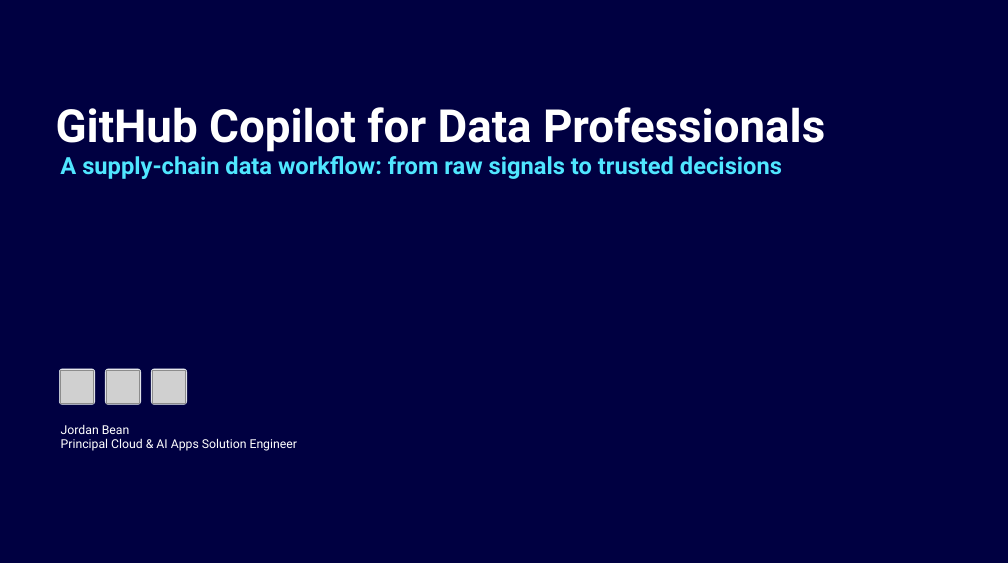
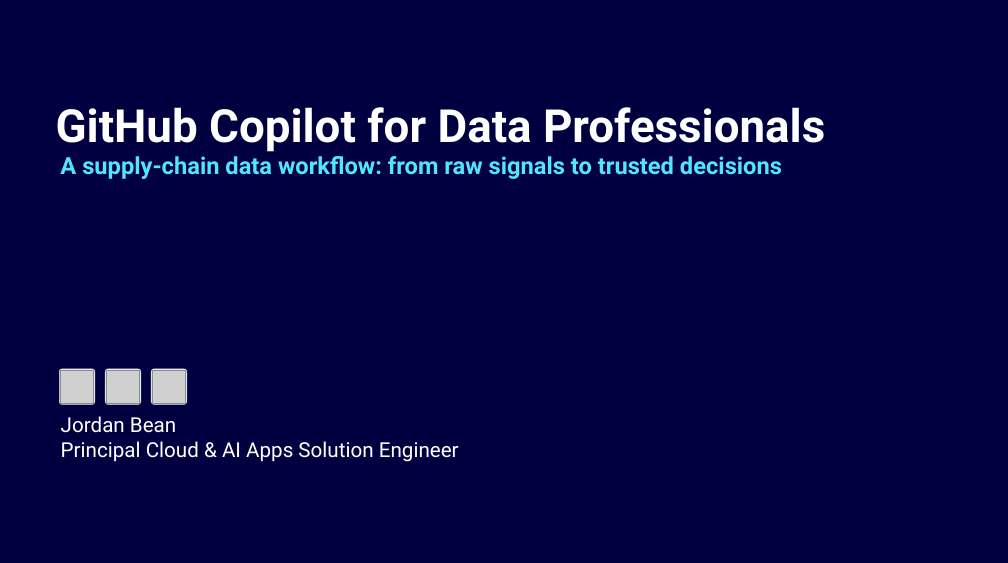
Before and after one commit to jordanbean-msft/github-copilot-for-data-professionals, a slide deck: slide 1 of deck/github-copilot-for-data-professionals.pptx. Drawn at 1008x563 pixels with LibreOffice and Linux fonts; fonts in the diff are those of the drawing; grey boxes stand for pictures; background and template pictures are left out. Boxes give left, top, right and bottom in pixels: in the first picture for what was removed or moved away, otherwise in the second. Text is boxed around its words. In the diff, an @@ line names an element or a change of style, - is before the commit and + after.

```diff
--- a/deck/github-copilot-for-data-professionals.pptx
+++ b/deck/github-copilot-for-data-professionals.pptx
@@ text "Jordan Bean" at (x1=61, y1=416, x2=459, y2=462): size 11.9 to 20 pt @@
```
Also in this commit, not shown: 10 other slides changed, 4 other files.
